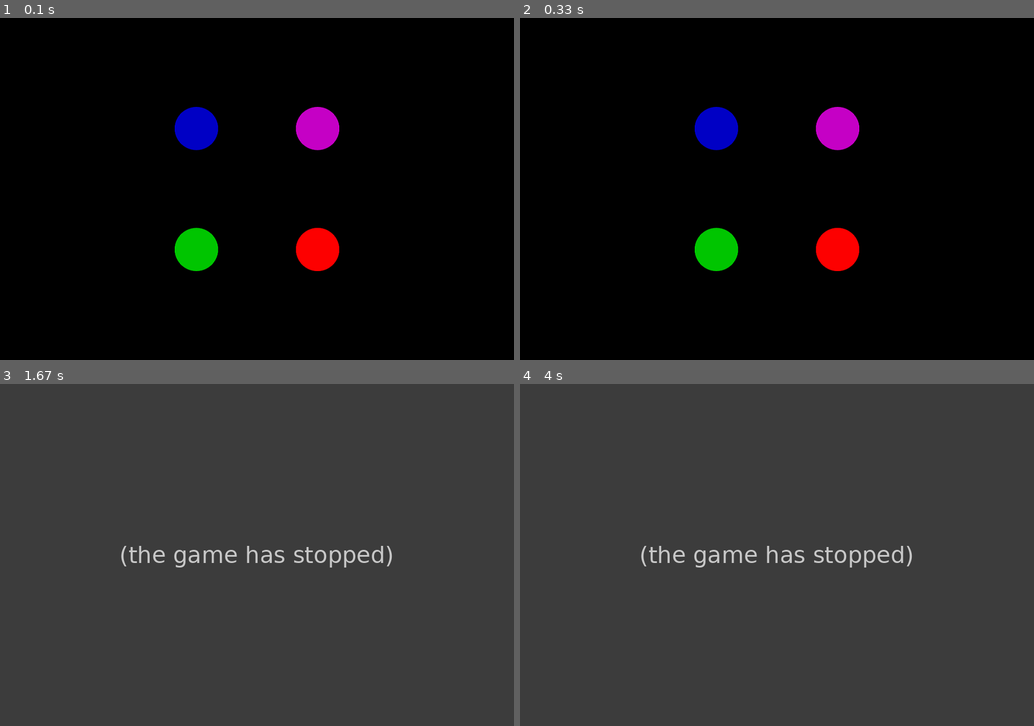
Above: before the commit, frames 1-4 (two rows, left to right).
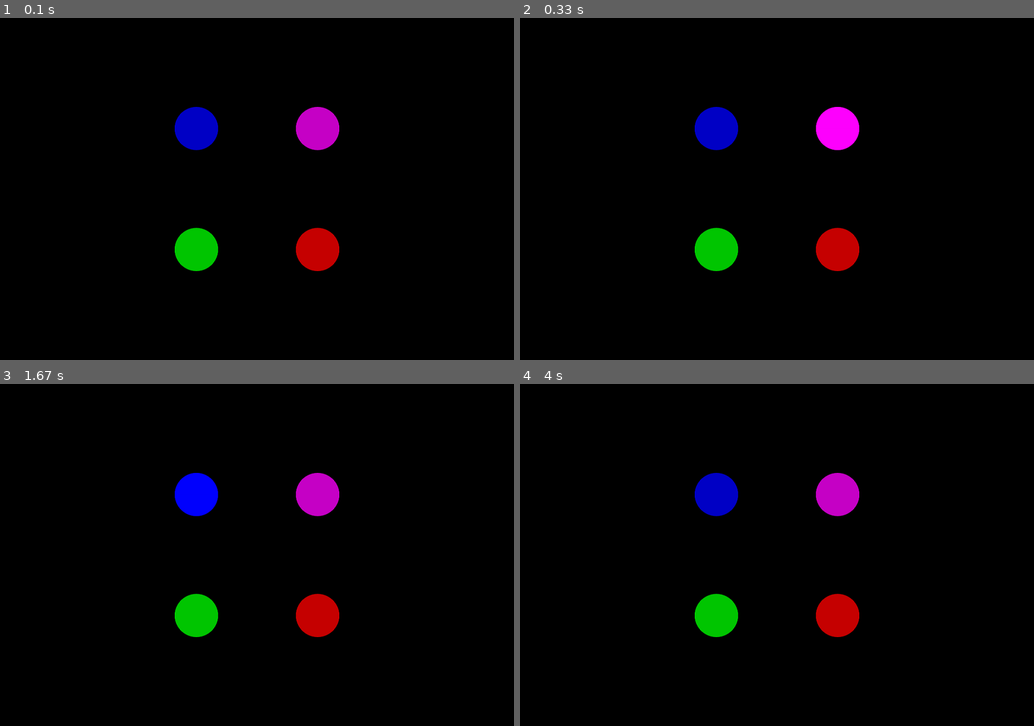
Above: after the commit, the same moments.

Repository: arieltl/genius-pygame
Game: pygame game, started from genius.py
Two runs of this game, one before a commit and one after it. Both use one fixed random seed, a clock stepped at 60 frames per second and the inputs below.
Inputs (mouse positions are in pixels of both pictures, inside the frame that each line leads up to):
- Up to frame 1 (0.1 s): no input
- Up to frame 2 (0.33 s): no input
- Up to frame 3 (1.67 s): tap Enter at 0.33 s
- Up to frame 4 (4 s): press the mouse at (761, 496) at 1.7 s; move the mouse to (864, 589) at 1.8 s; release the mouse at (972, 684) at 1.93 s; click (705, 483) at 2.05 s

The runs differ from the first frame. In frame 1, 0.8% of the frame differs, in the area x 57-66%, y 61-74%; in frame 2, 1.7%; in frame 3, 100%, in the area x 0-100%, y 0-100%; in frame 4, 100%.
Before the commit the program exited at 0.4 s; later frames show no game.

Commit message:
logica de jogo adicionada
uhuuuul, genius ta top

Diff:
--- a/genius.py
+++ b/genius.py
@@ -2,7 +2,7 @@
 import numpy
 import pygame.gfxdraw
 from math import pi,sin,cos
-from main_game import game_loop
+from main_game import GameManager
 from CONFIG import WIDTH, HEIGHT, DRAW_RADIUS
 
 pygame.mixer.pre_init(44100, -16, 2)
@@ -11,6 +11,7 @@
 
 window = pygame.display.set_mode((WIDTH, HEIGHT))
 
-game_loop(window)
+game = GameManager(window)
+game.start_game()
 
 pygame.quit()
--- a/main_game.py
+++ b/main_game.py
@@ -6,98 +6,107 @@
 from support_classes import Circle, Note
 from CONFIG import HEIGHT,WIDTH, DRAW_RADIUS, COLORS, FREQUENCIES
 
-sequence = []
-input_sequence = []
-circles = []
-actions_list = []
-current_index = 0
-awaiting_input = False
+class GameManager:
+    def __init__(self, window):
+        self.window = window
+        self.start_game()
 
-def increment_sequence(window):
-    sequence.append(randint(0, len(circles)-1))
-    play_sequence(window)
-
-def new_input(circle, window):
-    if circles.index(circle) == sequence[current_index]:
-        circle.flash(window)
-        action = {"function": draw_scene,"arguments": (window,), "delay":1000}
-        actions_list.append(action)
-        action = {"function": increment_sequence,"arguments": (window,), "delay":0}
-
-def play_sequence(window):
-    global actions_list
-    actions = []
-    for i in sequence:
-        action = {"function": circles[i].flash, "arguments": (window,), "delay": 0}
-        action2 = {"function": draw_scene, "arguments": (window,), "delay": 1000}
-        actions.append(action)
-        actions.append(action2)
-    actions_list += actions
-
-def draw_scene(window):
-        window.fill((0, 0, 0))
-        for circle in circles:
-            circle.draw(window)
-
-def calculate_scene():
-    for i, circle in enumerate(circles):
-        angle = i*2*pi/len(circles) + pi/4
-        x = int(WIDTH/2 + cos(angle) * DRAW_RADIUS)
-        y = int(HEIGHT/2 + sin(angle) * DRAW_RADIUS)
-        #circles.append(Circle((x,y),50,(255,255,255),410))
-        circle.move_to((x, y))
-
-def game_loop(window):
-
-    n = 4
-    for i in range(n):
-        circles.append(Circle(50,COLORS[i], FREQUENCIES[i]))
-    calculate_scene()
+    def start_game(self):
+        self.sequence = []
+        self.input_sequence = []
+        self.circles = []
+        self.actions_list = []
+        self.current_index = 0
+        self.awaiting_input = False
+        self.game_loop()
 
 
-    pygame.display.set_caption('LUCIANIUS!')
+    def increment_sequence(self):
+        self.sequence.append(randint(0, len(self.circles)-1))
+        self.play_sequence()
+
+    def new_input(self, circle):
+        if self.circles.index(circle) == self.sequence[self.current_index]:
+            circle.flash(self.window, 300)
+            action = {"function": self.draw_scene, "delay":300}
+            self.actions_list.append(action)
+            self.current_index += 1
+            if self.current_index == len(self.sequence):
+                self.current_index = 0
+                action = {"function": self.increment_sequence, "delay":0}
+                self.actions_list.append(action)
+
+    def play_sequence(self):
+        actions = []
+        for i in self.sequence:
+            action = {"function": self.circles[i].flash, "arguments": (self.window,), "delay": 300}
+            action2 = {"function": self.draw_scene, "delay": 1000}
+            actions.append(action)
+            actions.append(action2)
+        self.actions_list += actions
+
+    def draw_scene(self):
+            self.window.fill((0, 0, 0))
+            for circle in self.circles:
+                circle.draw(self.window)
+
+    def calculate_scene(self):
+        for i, circle in enumerate(self.circles):
+            angle = i*2*pi/len(self.circles) + pi/4
+            x = int(WIDTH/2 + cos(angle) * DRAW_RADIUS)
+            y = int(HEIGHT/2 + sin(angle) * DRAW_RADIUS)
+            #circles.append(Circle((x,y),50,(255,255,255),410))
+            circle.move_to((x, y))
+
+    def game_loop(self):
+        for i in range(4):
+            self.circles.append(Circle(50,COLORS[i], FREQUENCIES[i]))
+        self.calculate_scene()
+
+        pygame.display.set_caption('LUCIANIUS!')
+
+        game = True
+        clock = pygame.time.Clock()
+        FPS = 30
+        running_action = False
+        self.draw_scene()
+        delay = 0
+        timer = 0
+        self.increment_sequence()
+
+        while game:
+            # ----- Trata eventos
+            dt = clock.tick(FPS)
+
+            if not running_action and len(self.actions_list) > 0:
+                delay = self.actions_list[0]["delay"]
+                timer = 0
+                running_action = True
 
 
-
-    game = True
-    clock = pygame.time.Clock()
-    FPS = 30
-    running_action = False
-    draw_scene(window)
-    delay = 0
-    timer = 0
-    increment_sequence(window)
-
-    while game:
-        # ----- Trata eventos
-        dt = clock.tick(FPS)
-
-        if not running_action and len(actions_list) > 0:
-            delay = actions_list[0]["delay"]
-            timer = 0
-            running_action = True
+            if running_action:
+                timer += dt
+                if timer >= delay:
+                    action = self.actions_list[0]
+                    if "arguments" in action:
+                        action["function"](*action["arguments"])
+                    else:
+                        action["function"]()
+                    del self.actions_list[0]
+                    running_action = False
 
 
-        if running_action:
-            timer += dt
-            if timer >= delay:
-                action = actions_list[0]
-                action["function"](*action["arguments"])
-                del actions_list[0]
-                running_action = False
+            for event in pygame.event.get():
+                # ----- Verifica consequências
+                if event.type in {pygame.KEYUP,pygame.QUIT}:
+                    game = False
+                elif not running_action and event.type == pygame.MOUSEBUTTONUP :
+                        # 1 is the left mouse button, 2 is middle, 3 is right.
+                        if event.button == 1:
 
+                            for circle in self.circles:
+                                if circle.colision(event.pos):
+                                    self.new_input(circle)
 
-        for event in pygame.event.get():
-            # ----- Verifica consequências
-            if event.type in {pygame.KEYUP,pygame.QUIT}:
-                game = False
-            elif not running_action and event.type == pygame.MOUSEBUTTONUP :
-                    # 1 is the left mouse button, 2 is middle, 3 is right.
-                    if event.button == 1:
-
-                        for circle in circles:
-                            if circle.colision(event.pos):
-                                new_input(circle, window)
-
-        # ----- Atualiza estado do jogo
-        pygame.display.update()  # Mostra o novo frame para o jogador
+            # ----- Atualiza estado do jogo
+            pygame.display.update()  # Mostra o novo frame para o jogador
--- a/support_classes.py
+++ b/support_classes.py
@@ -40,11 +40,11 @@
         pygame.gfxdraw.aacircle(window,*self.center.position,self.radius,self.color)
         pygame.gfxdraw.filled_circle(window,*self.center.position,self.radius,self.color)
 
-    def flash(self,window):
+    def flash(self,window, time = 1000):
         self.color.a = 255
         pygame.gfxdraw.aacircle(window,*self.center.position,self.radius,self.color)
         pygame.gfxdraw.filled_circle(window,*self.center.position,self.radius,self.color)
-        self.sound.play(-1,maxtime=1000)
+        self.sound.play(-1,maxtime = time)
 
     def move_to(self, position):
         self.center = Point(position)
